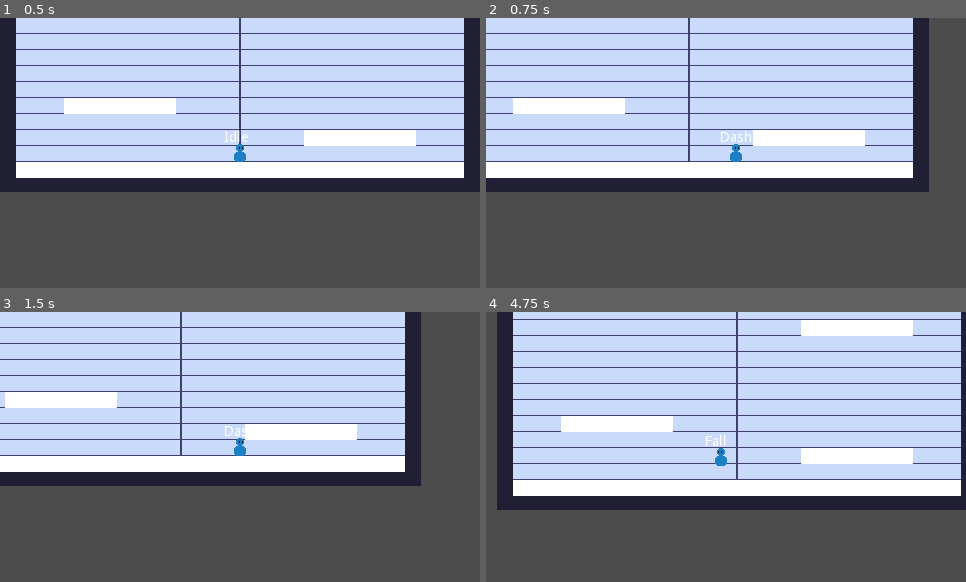
Above: before the commit, frames 1-4 (two rows, left to right).
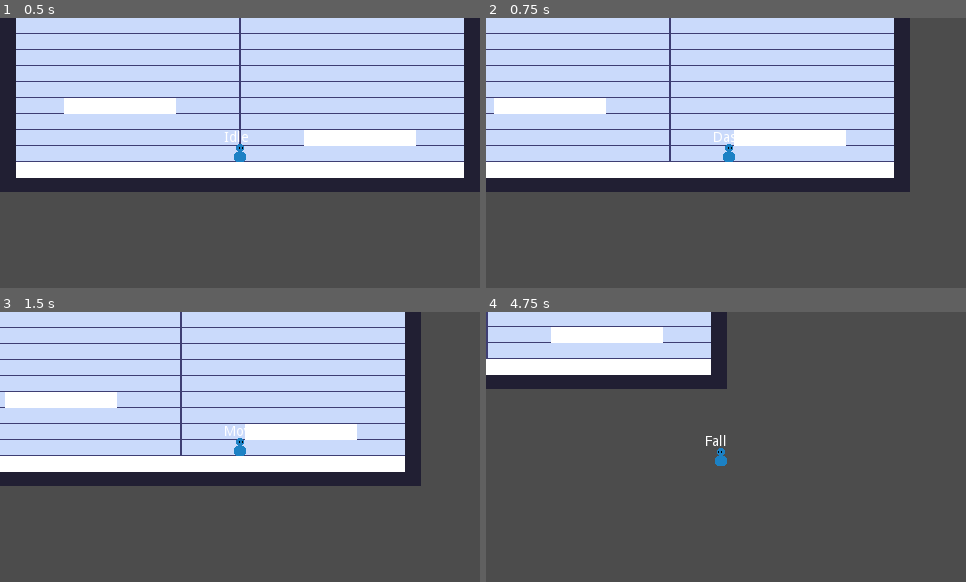
Above: after the commit, the same moments.

Repository: VuurMos/godot-3.5-platformer-character-controller
Game: Godot game, scene res://Game.tscn
The game is run twice, just before and just after one commit, with the same random seed, the same clock (stepped at 60 frames per second) and the same inputs.
Inputs:
- Up to frame 1 (0.5 s): no input
- Up to frame 2 (0.75 s): hold Right (right) from 0.53 s (still down); hold X (dash) from 0.53 s (still down)
- Up to frame 3 (1.5 s): keep holding Right (right); tap C (jump) at 0.77 s; release X (dash) at 1.28 s; tap X (dash) at 1.35 s
- Up to frame 4 (4.75 s): tap C (jump) at 1.52, 3.02, 3.77, 4.52 s; release Right (right) at 2.03 s; hold Left (left) 2.03-2.78 s; hold X (dash) 2.03-2.78 s; hold Right (right) 2.78-4.28 s; tap X (dash) at 2.85, 4.35 s; hold X (dash) 3.53-4.28 s; hold Left (left) from 4.28 s (still down)

Frame 1 is identical in both runs. In frame 2, 6.1% of the frame differs, in the area x 1-93%, y 0-65%; in frame 3, less than 0.1%; in frame 4, 67%, in the area x 0-100%, y 0-74%.

Commit message:
Dash improvements Faster dash velocity over smaller duration. Moved input check from add_dash_velocity function into the initial dash state entry so it is only checked once now. Dash always transitions into move before idle to apply remaining velocity.

Diff:
--- a/platformer-controller/player/platform-controller.gd
+++ b/platformer-controller/player/platform-controller.gd
@@ -29,7 +29,7 @@
 
 var dash_input := false
 var dashing := false
-var dash_strength := 20 * TILE_SIZE
+var dash_strength := 30 * TILE_SIZE
 
 onready var sprite = $Sprite
 onready var cam = $PlayerCamera
@@ -73,15 +73,7 @@
 
 
 func add_dash_velocity(_dash_direction, _dash_velocity):
-	if input_direction.x > 0:
-		velocity.x = dash_strength * _dash_velocity * 1
-	elif input_direction.x < 0:
-		velocity.x = dash_strength * _dash_velocity * -1
-	else:
-		if _facing_right:
-			velocity.x = dash_strength * _dash_velocity * 1
-		else:
-			velocity.x = dash_strength * _dash_velocity * -1
+	velocity.x = dash_strength * _dash_velocity * _dash_direction
 
 
 func apply_friction():
--- a/platformer-controller/player/player-state-machine/player-states/player-dash-state.gd
+++ b/platformer-controller/player/player-state-machine/player-states/player-dash-state.gd
@@ -1,17 +1,26 @@
 # Dash state
 extends PlayerState
 
-var dash_direction := Vector2.ZERO
+var dash_direction := 0
 var current_dash_time := 0.0
-var dash_duration := 0.3
+var dash_duration := 0.2
 var minimum_dash_progress := 0.5
 
 
 func enter(msg := {}) -> void:
 	player.velocity.y = 0.0
-	dash_direction = player.input_direction.normalized()
 	player.dashing = true
 	current_dash_time = 0.0
+
+	if player.input_direction.x > 0:
+		dash_direction = 1
+	elif player.input_direction.x < 0:
+		dash_direction = -1
+	else:
+		if player._facing_right:
+			dash_direction = 1
+		else:
+			dash_direction = -1
 
 func physics_update(delta: float) -> void:
 	if player.is_on_floor():
@@ -36,11 +45,7 @@
 			return
 
 		if player.is_on_floor():
-			if !is_zero_approx(player.input_direction.x):
-				state_machine.transition_to("Move")
-			else:
-				player.velocity.x = 0
-				state_machine.transition_to("Idle")
+			state_machine.transition_to("Move")
 
 func exit() -> void:
 	player.dashing = false
--- a/platformer-controller/player/player-state-machine/player-states/player-state.gd
+++ b/platformer-controller/player/player-state-machine/player-states/player-state.gd
@@ -34,6 +34,7 @@
 
 func update(_delta: float) -> void:
 	player.input_direction = _get_input_direction()
+	print(player.velocity.x)
 
 
 func physics_update(_delta: float) -> void:
